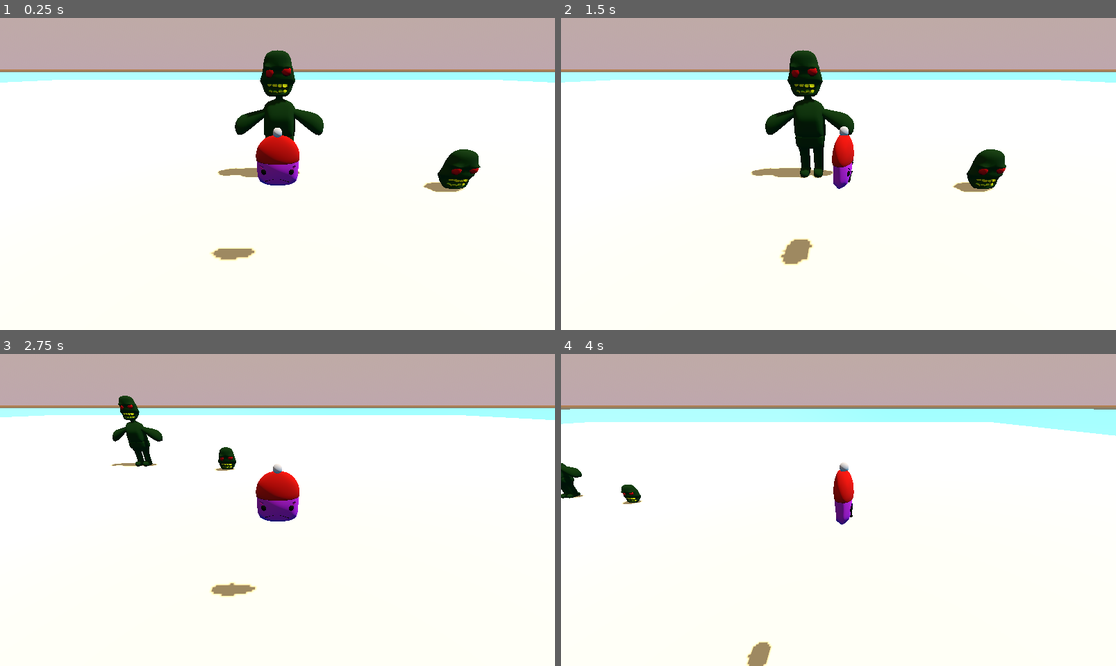
Above: before the commit, frames 1-4 (two rows, left to right).
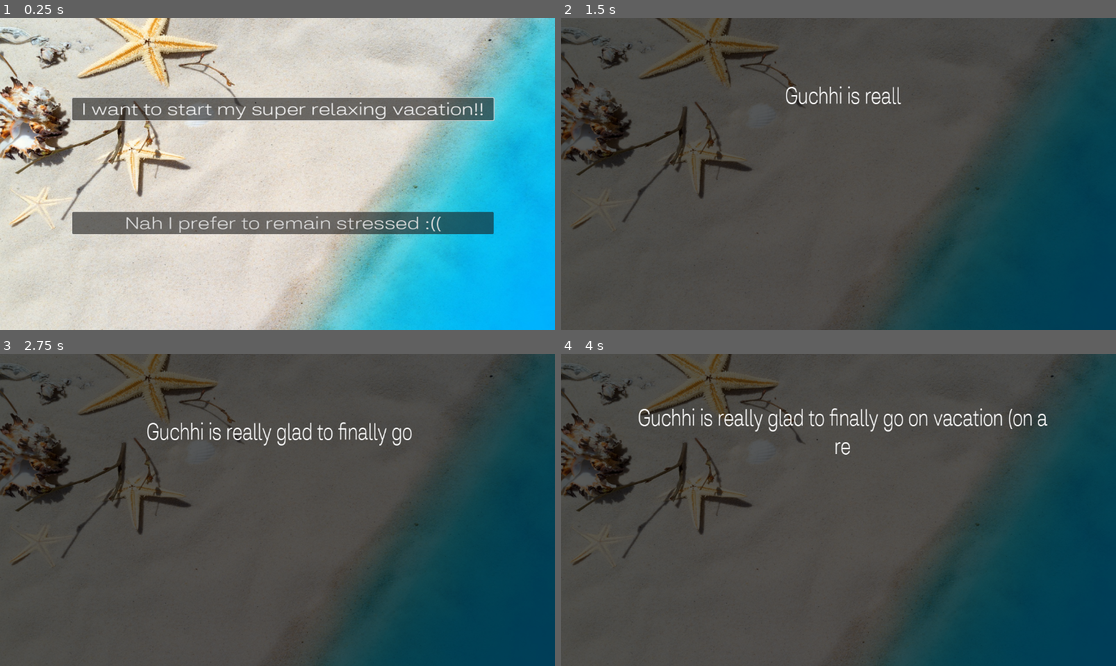
Above: after the commit, the same moments.

Repository: ChickenStorm/epic_game_jam_2023
Game: Godot game, scene res://menu/MainMenu.tscn
Same seed, same stepped clock (60 frames per second), same inputs: the game is played once before the commit and once after it. Before the commit the project starts from res://main.tscn.
Inputs (mouse positions are in pixels of both pictures, inside the frame that each line leads up to):
- Up to frame 1 (0.25 s): no input
- Up to frame 2 (1.5 s): click (844, 108) at 0.5 s, where only the run after the commit has a clickable "I want to start my super rela…"; tap Enter at 1.25 s; move the mouse to (960, 158) at 1.27 s; press the mouse at (960, 158) at 1.28 s; hold D (move_right) from 1.28 s (still down)
- Up to frame 3 (2.75 s): tap Space (jump) at 1.52, 1.55, 1.82, 2.1, 2.27, 2.57 s; move the mouse to (166, 525) at 2.02 s; release D (move_right) at 2.03 s; release the mouse at (166, 525) at 2.03 s; hold S (move_back) from 2.03 s (still down); click (166, 525) at 2.3 s
- Up to frame 4 (4 s): move the mouse to (894, 441) at 2.77 s; release S (move_back) at 2.78 s; press the mouse at (894, 441) at 2.78 s; hold D (move_right) from 2.78 s (still down); tap Space (jump) at 3.05, 3.77 s; move the mouse to (810, 572) at 3.52 s; release the mouse at (810, 572) at 3.53 s; tap W (move_front) at 3.6 s; click (810, 572) at 3.8 s

The runs differ from the first frame. In frame 1, 99% of the frame differs, in the area x 0-100%, y 0-100%; in frame 2, 100%; in frame 3, 100%; in frame 4, 100%.

Commit message:
starting screen, game over and victory screens

Diff:
--- /dev/null
+++ b/menu/GameOver.gd
@@ -0,0 +1,15 @@
+extends Control
+
+
+# Called when the node enters the scene tree for the first time.
+func _ready():
+	pass # Replace with function body.
+
+
+# Called every frame. 'delta' is the elapsed time since the previous frame.
+func _process(delta):
+	pass
+
+
+func _on_button_pressed():
+	get_tree().change_scene_to_file("res://main.tscn")
--- /dev/null
+++ b/menu/GameOver.tscn
@@ -0,0 +1,92 @@
+[gd_scene load_steps=4 format=3 uid="uid://ka43at5v67kj"]
+
+[ext_resource type="Script" path="res://menu/GameOver.gd" id="1_pmdpq"]
+[ext_resource type="Texture2D" uid="uid://whmefxjtna0k" path="res://menu/gladis-failure.jpg" id="2_ky6yn"]
+[ext_resource type="FontFile" uid="uid://b2fjsai516wbi" path="res://menu/SalmaAlfasans-Light.otf" id="3_xp0o6"]
+
+[node name="GameOver" type="Control"]
+layout_mode = 3
+anchors_preset = 15
+anchor_right = 1.0
+anchor_bottom = 1.0
+grow_horizontal = 2
+grow_vertical = 2
+script = ExtResource("1_pmdpq")
+
+[node name="TextureRect" type="TextureRect" parent="."]
+show_behind_parent = true
+layout_mode = 1
+anchors_preset = 15
+anchor_right = 1.0
+anchor_bottom = 1.0
+grow_horizontal = 2
+grow_vertical = 2
+mouse_filter = 2
+texture = ExtResource("2_ky6yn")
+expand_mode = 1
+
+[node name="ColorRect" type="ColorRect" parent="."]
+show_behind_parent = true
+layout_mode = 1
+anchors_preset = 15
+anchor_right = 1.0
+anchor_bottom = 1.0
+grow_horizontal = 2
+grow_vertical = 2
+mouse_filter = 2
+color = Color(0, 0, 0, 0.772549)
+
+[node name="Label" type="Label" parent="."]
+layout_mode = 1
+anchors_preset = 14
+anchor_top = 0.5
+anchor_right = 1.0
+anchor_bottom = 0.5
+offset_left = 164.0
+offset_top = -95.0
+offset_right = 164.0
+offset_bottom = -39.0
+grow_horizontal = 2
+grow_vertical = 2
+scale = Vector2(0.76, 1)
+theme_override_fonts/font = ExtResource("3_xp0o6")
+theme_override_font_sizes/font_size = 48
+text = "Nooooo you let Gucchi turn into a funk zombie :((((
+Now there's nobody left to carry the legacy of the libras-who-love-sauerkraut-and-metal snif"
+horizontal_alignment = 1
+vertical_alignment = 1
+autowrap_mode = 2
+
+[node name="Credits" type="Label" parent="."]
+layout_mode = 1
+anchors_preset = 12
+anchor_top = 1.0
+anchor_right = 1.0
+anchor_bottom = 1.0
+offset_top = -23.0
+grow_horizontal = 2
+grow_vertical = 0
+theme_override_fonts/font = ExtResource("3_xp0o6")
+theme_override_font_sizes/font_size = 36
+text = "Made with <3 by Aliénore, Aurélie, Louise, Ludo & Matt"
+horizontal_alignment = 1
+vertical_alignment = 1
+
+[node name="Button" type="Button" parent="."]
+layout_mode = 1
+anchors_preset = 8
+anchor_left = 0.5
+anchor_top = 0.5
+anchor_right = 0.5
+anchor_bottom = 0.5
+offset_left = -86.0
+offset_top = 69.0
+offset_right = 86.0
+offset_bottom = 119.0
+grow_horizontal = 2
+grow_vertical = 2
+theme_override_fonts/font = ExtResource("3_xp0o6")
+theme_override_font_sizes/font_size = 36
+text = "Try again!"
+
+[connection signal="pressed" from="Button" to="." method="_on_button_pressed"]
--- /dev/null
+++ b/menu/GameSuccess.gd
@@ -0,0 +1,15 @@
+extends Control
+
+
+# Called when the node enters the scene tree for the first time.
+func _ready():
+	pass # Replace with function body.
+
+
+# Called every frame. 'delta' is the elapsed time since the previous frame.
+func _process(delta):
+	pass
+
+
+func _on_button_pressed():
+	get_tree().change_scene_to_file("res://menu/MainMenu.tscn")
--- /dev/null
+++ b/menu/GameSuccess.tscn
@@ -0,0 +1,91 @@
+[gd_scene load_steps=4 format=3 uid="uid://dkap6n3pck3ui"]
+
+[ext_resource type="Script" path="res://menu/GameSuccess.gd" id="1_37bfy"]
+[ext_resource type="Texture2D" uid="uid://cp6s2so28epqr" path="res://menu/gladis-success.jpg" id="2_ek2h2"]
+[ext_resource type="FontFile" uid="uid://b2fjsai516wbi" path="res://menu/SalmaAlfasans-Light.otf" id="3_foc1v"]
+
+[node name="GameSuccess" type="Control"]
+layout_mode = 3
+anchors_preset = 15
+anchor_right = 1.0
+anchor_bottom = 1.0
+grow_horizontal = 2
+grow_vertical = 2
+script = ExtResource("1_37bfy")
+
+[node name="TextureRect" type="TextureRect" parent="."]
+show_behind_parent = true
+layout_mode = 1
+anchors_preset = 15
+anchor_right = 1.0
+anchor_bottom = 1.0
+grow_horizontal = 2
+grow_vertical = 2
+mouse_filter = 2
+texture = ExtResource("2_ek2h2")
+expand_mode = 1
+
+[node name="ColorRect" type="ColorRect" parent="."]
+show_behind_parent = true
+layout_mode = 1
+anchors_preset = 15
+anchor_right = 1.0
+anchor_bottom = 1.0
+grow_horizontal = 2
+grow_vertical = 2
+mouse_filter = 2
+color = Color(0, 0, 0, 0.513726)
+
+[node name="Credits" type="Label" parent="."]
+layout_mode = 1
+anchors_preset = 12
+anchor_top = 1.0
+anchor_right = 1.0
+anchor_bottom = 1.0
+offset_top = -23.0
+grow_horizontal = 2
+grow_vertical = 0
+theme_override_fonts/font = ExtResource("3_foc1v")
+theme_override_font_sizes/font_size = 36
+text = "Made with <3 by Aliénore, Aurélie, Louise, Ludo & Matt"
+horizontal_alignment = 1
+vertical_alignment = 1
+
+[node name="Label" type="Label" parent="."]
+layout_mode = 1
+anchors_preset = 14
+anchor_top = 0.5
+anchor_right = 1.0
+anchor_bottom = 0.5
+offset_left = 164.0
+offset_top = -95.0
+offset_right = 164.0
+offset_bottom = -39.0
+grow_horizontal = 2
+grow_vertical = 2
+scale = Vector2(0.76, 1)
+theme_override_fonts/font = ExtResource("3_foc1v")
+theme_override_font_sizes/font_size = 48
+text = "Well done :D you helped Gucchi turn every last person of the club back so that they can enjoy the rest of their vacation all together, talking about how sauerkraut is the best food ever, how big a hardship being a libra is and how metal is of course the best music genre <3"
+horizontal_alignment = 1
+vertical_alignment = 1
+autowrap_mode = 2
+
+[node name="Button" type="Button" parent="."]
+layout_mode = 1
+anchors_preset = 8
+anchor_left = 0.5
+anchor_top = 0.5
+anchor_right = 0.5
+anchor_bottom = 0.5
+offset_left = -86.0
+offset_top = 151.0
+offset_right = 86.0
+offset_bottom = 201.0
+grow_horizontal = 2
+grow_vertical = 2
+theme_override_fonts/font = ExtResource("3_foc1v")
+theme_override_font_sizes/font_size = 36
+text = "Back to the main menu"
+
+[connection signal="pressed" from="Button" to="." method="_on_button_pressed"]
--- a/menu/MainMenu.gd
+++ b/menu/MainMenu.gd
@@ -11,7 +11,7 @@
 	pass
 
 func _on_start_pressed():
-	get_tree().change_scene_to_file("res://main.tscn")
+	get_tree().change_scene_to_file("res://menu/story/StoryIntro.tscn")
 
 
 func _on_quit_pressed():
--- a/menu/MainMenu.tscn
+++ b/menu/MainMenu.tscn
@@ -1,6 +1,8 @@
-[gd_scene load_steps=2 format=3 uid="uid://dymuupdm565uk"]
+[gd_scene load_steps=4 format=3 uid="uid://dymuupdm565uk"]
 
 [ext_resource type="Script" path="res://menu/MainMenu.gd" id="1_bd3cy"]
+[ext_resource type="FontFile" uid="uid://b2fjsai516wbi" path="res://menu/SalmaAlfasans-Light.otf" id="2_8rei5"]
+[ext_resource type="Texture2D" uid="uid://c50rvf2lk582g" path="res://menu/beach.jpg" id="3_v6xri"]
 
 [node name="MainMenu" type="Control"]
 layout_mode = 3
@@ -18,10 +20,10 @@
 anchor_top = 0.5
 anchor_right = 0.5
 anchor_bottom = 0.5
-offset_left = -523.0
-offset_top = -82.0
-offset_right = 471.0
-offset_bottom = 333.0
+offset_left = -426.0
+offset_top = -158.0
+offset_right = 568.0
+offset_bottom = 257.0
 grow_horizontal = 2
 grow_vertical = 2
 scale = Vector2(0.880004, 0.720003)
@@ -29,34 +31,27 @@
 
 [node name="Start" type="Button" parent="VBoxContainer"]
 layout_mode = 2
+theme_override_fonts/font = ExtResource("2_8rei5")
 theme_override_font_sizes/font_size = 48
 text = "I want to start my super relaxing vacation!!"
 
 [node name="Quit" type="Button" parent="VBoxContainer"]
 layout_mode = 2
+theme_override_fonts/font = ExtResource("2_8rei5")
 theme_override_font_sizes/font_size = 48
 text = "Nah I prefer to remain stressed :(("
 
-[node name="Control" type="Control" parent="."]
+[node name="TextureRect" type="TextureRect" parent="."]
+show_behind_parent = true
 layout_mode = 1
-anchors_preset = 3
-anchor_left = 1.0
-anchor_top = 1.0
+anchors_preset = 15
 anchor_right = 1.0
 anchor_bottom = 1.0
-offset_left = -167.0
-offset_top = -89.0
-grow_horizontal = 0
-grow_vertical = 0
-
-[node name="VBoxContainer" type="VBoxContainer" parent="Control"]
-layout_mode = 0
-offset_right = 40.0
-offset_bottom = 40.0
-
-[node name="Label" type="Label" parent="Control/VBoxContainer"]
-layout_mode = 2
-text = "controles: "
+grow_horizontal = 2
+grow_vertical = 2
+mouse_filter = 2
+texture = ExtResource("3_v6xri")
+expand_mode = 1
 
 [connection signal="pressed" from="VBoxContainer/Start" to="." method="_on_start_pressed"]
 [connection signal="pressed" from="VBoxContainer/Quit" to="." method="_on_quit_pressed"]
--- /dev/null
+++ b/menu/story/StoryIntro.gd
@@ -0,0 +1,63 @@
+extends Control
+
+
+var messages = [
+	"Guchhi is really glad to finally go on vacation (on a really cool island too!) with their libras-who-love-sauerkraut-and-metal online club, only they had a small mishap and had to board on the next flight on their own...",
+	"When Gucchi got on the island, somehow all of the libras-who-love-sauerkraut-and-metal peeps got turned into zombies-who-love-funk-and-nothing-else ?!!",
+	"Help Guchhi try and turn them back by playing a really cool guitar riff at them!",
+	"Controls: \n WASD - move \n LEFT CLICK - play guitar riff (attack) \n SPACE - jump"
+]
+
+var typing_speed = .06
+var read_time = 2
+
+var current_message = 0
+var display = ""
+var current_char = 0
+
+
+func _ready():
+	start_dialogue()
+	$Start.hide()
+
+
+func start_dialogue():
+	current_message = 0
+	display = ""
+	current_char = 0
+	$NextChar.set_wait_time(typing_speed)
+	$NextChar.start()
+
+
+func _on_next_char_timeout():
+	if (current_char < len(messages[current_message])):
+		var next_char = messages[current_message][current_char]
+		display += next_char
+
+		$Label.text = display
+		current_char += 1
+	else:
+		$NextChar.stop()
+		$NextMsg.one_shot = true
+		$NextMsg.set_wait_time(read_time)
+		$NextMsg.start()
+
+
+func _on_next_msg_timeout():
+	if (current_message == len(messages) - 1):
+		$Start.show()
+	else:
+		current_message += 1
+		display = ""
+		current_char = 0
+		$NextChar.start()
+
+
+func _input(event):
+	if event is InputEventKey and event.pressed:
+		if event.keycode == KEY_ESCAPE:
+			get_tree().quit()
+
+
+func _on_start_pressed():
+	get_tree().change_scene_to_file("res://main.tscn")
--- /dev/null
+++ b/menu/story/StoryIntro.tscn
@@ -0,0 +1,76 @@
+[gd_scene load_steps=4 format=3 uid="uid://bfw3w77r7lynn"]
+
+[ext_resource type="Script" path="res://menu/story/StoryIntro.gd" id="1_0njer"]
+[ext_resource type="FontFile" uid="uid://b2fjsai516wbi" path="res://menu/SalmaAlfasans-Light.otf" id="2_1m31l"]
+[ext_resource type="Texture2D" uid="uid://c50rvf2lk582g" path="res://menu/beach.jpg" id="3_btd8q"]
+
+[node name="StoryIntro" type="Control"]
+layout_mode = 3
+anchors_preset = 15
+anchor_right = 1.0
+anchor_bottom = 1.0
+grow_horizontal = 2
+grow_vertical = 2
+script = ExtResource("1_0njer")
+
+[node name="NextChar" type="Timer" parent="."]
+
+[node name="NextMsg" type="Timer" parent="."]
+
+[node name="Start" type="Button" parent="."]
+layout_mode = 2
+offset_left = 386.0
+offset_top = 396.0
+offset_right = 810.0
+offset_bottom = 427.0
+size_flags_horizontal = 4
+size_flags_vertical = 4
+theme_override_fonts/font = ExtResource("2_1m31l")
+theme_override_font_sizes/font_size = 36
+text = "Help Gucchi out!"
+
+[node name="Label" type="Label" parent="."]
+layout_mode = 1
+anchors_preset = 14
+anchor_top = 0.5
+anchor_right = 1.0
+anchor_bottom = 0.5
+offset_left = 147.0
+offset_top = -184.0
+offset_right = 147.0
+offset_bottom = -142.0
+grow_horizontal = 2
+grow_vertical = 2
+scale = Vector2(0.76, 1)
+theme_override_fonts/font = ExtResource("2_1m31l")
+theme_override_font_sizes/font_size = 48
+horizontal_alignment = 1
+autowrap_mode = 2
+
+[node name="TextureRect" type="TextureRect" parent="."]
+show_behind_parent = true
+layout_mode = 1
+anchors_preset = 15
+anchor_right = 1.0
+anchor_bottom = 1.0
+grow_horizontal = 2
+grow_vertical = 2
+scale = Vector2(1.00255, 1.01048)
+mouse_filter = 2
+texture = ExtResource("3_btd8q")
+expand_mode = 1
+
+[node name="ColorRect" type="ColorRect" parent="."]
+show_behind_parent = true
+layout_mode = 1
+anchors_preset = 15
+anchor_right = 1.0
+anchor_bottom = 1.0
+grow_horizontal = 2
+grow_vertical = 2
+mouse_filter = 2
+color = Color(0, 0, 0, 0.65098)
+
+[connection signal="timeout" from="NextChar" to="." method="_on_next_char_timeout"]
+[connection signal="timeout" from="NextMsg" to="." method="_on_next_msg_timeout"]
+[connection signal="pressed" from="Start" to="." method="_on_start_pressed"]
--- a/project.godot
+++ b/project.godot
@@ -11,7 +11,7 @@
 [application]
 
 config/name="Owner avatarepic_game_jam_2023"
-run/main_scene="res://main.tscn"
+run/main_scene="res://menu/MainMenu.tscn"
 config/features=PackedStringArray("4.0", "Forward Plus")
 config/icon="res://icon.svg"
 
--- a/world/decoration/ZombieHead.tscn
+++ b/world/decoration/ZombieHead.tscn
@@ -15,5 +15,5 @@
 shape = SubResource("CylinderShape3D_5htnl")
 
 [node name="ZombieHead" type="MeshInstance3D" parent="."]
-transform = Transform3D(1, 0, 0, 0, 1, 0, 0, 0, 1, -5.4933, -3.15798, -0.18289)
+transform = Transform3D(1, 0, 0, 0, 1, 0, 0, 0, 1, -5.4272, -3.15798, -0.18289)
 mesh = ExtResource("1_n23gv")
Binary file added: menu/SalmaAlfasans-Light.otf
Not shown, added: menu/SalmaAlfasans-Light.otf.import
Binary file added: menu/beach.jpg
Not shown, added: menu/beach.jpg.import
Binary file added: menu/gladis-failure.jpg
Not shown, added: menu/gladis-failure.jpg.import
Binary file added: menu/gladis-success.jpg
Not shown, added: menu/gladis-success.jpg.import
